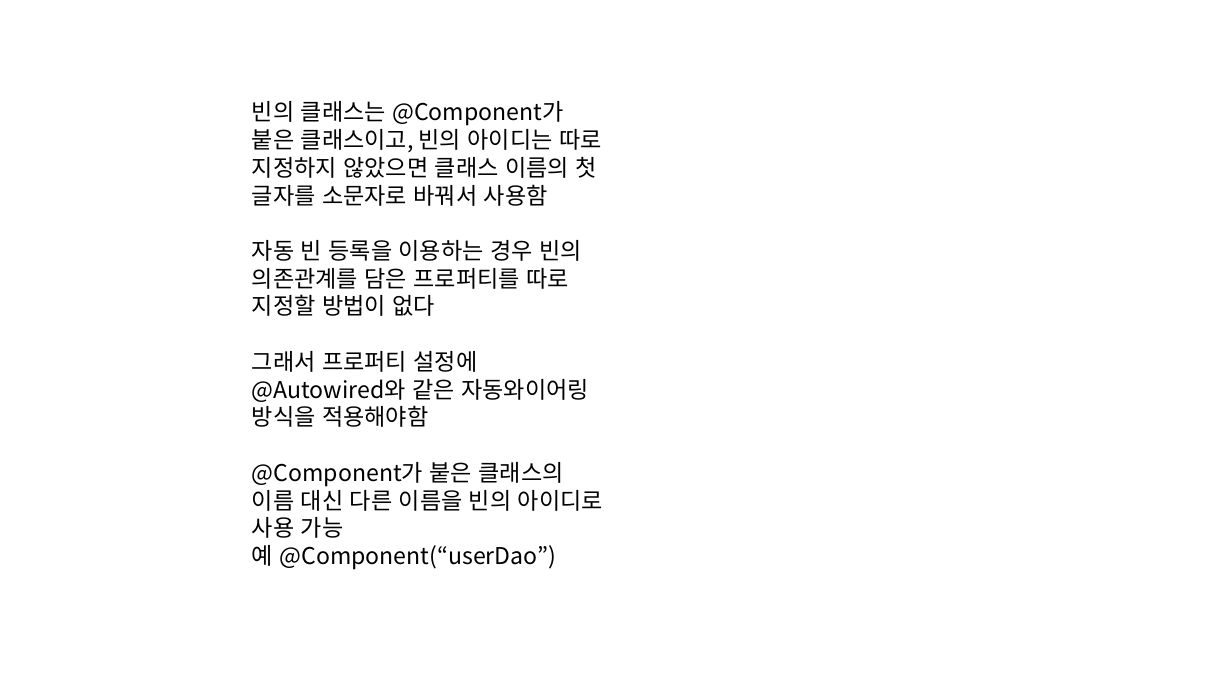
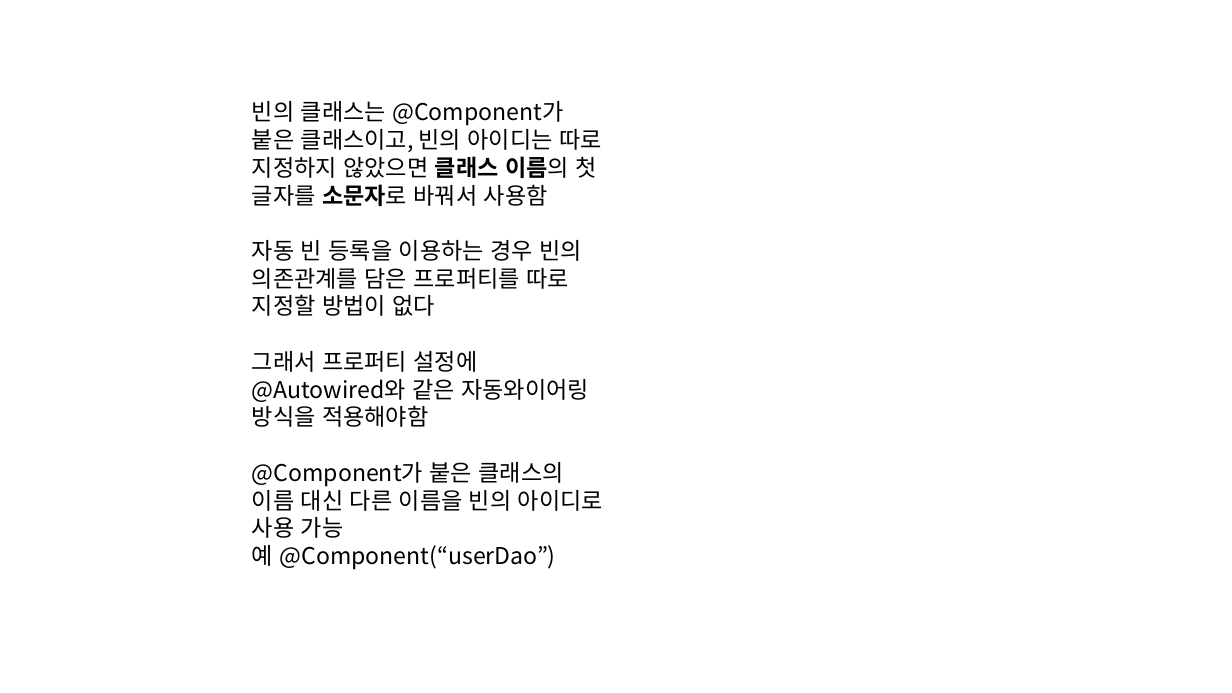
Before and after one commit to eongss/testproject, a slide deck: slide 52 of 프레젠테이션1.pptx. Drawn at 1232x693 pixels with LibreOffice and Linux fonts; fonts in the diff are those of the drawing. Boxes give left, top, right and bottom in pixels: in the first picture for what was removed or moved away, otherwise in the second. Text is boxed around its words. In the diff, an @@ line names an element or a change of style, - is before the commit and + after.

```diff
--- a/프레젠테이션1.pptx
+++ b/프레젠테이션1.pptx
@@ text at [252, 101, 602, 206]: bold on in "클래스 이름의 소문자로" @@
```
Also in this commit, not shown: 2 other slides changed, 6 slides added.
